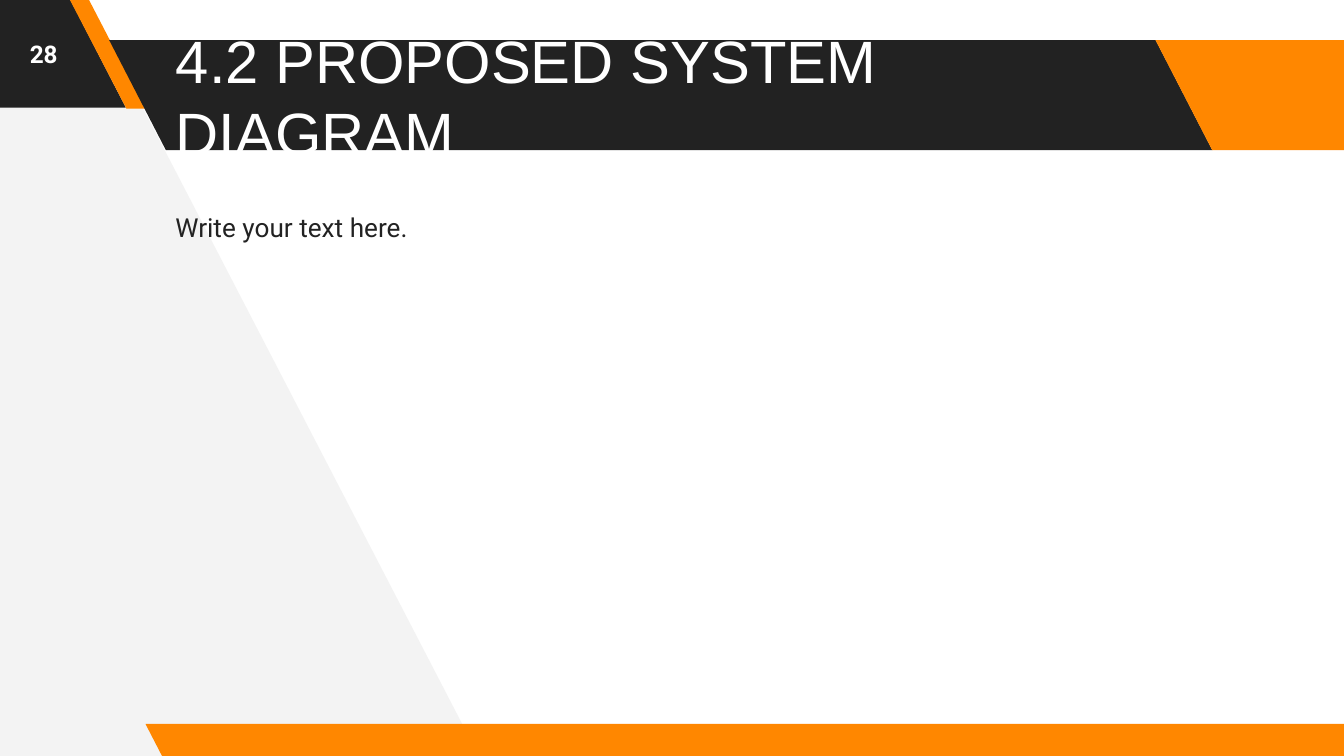
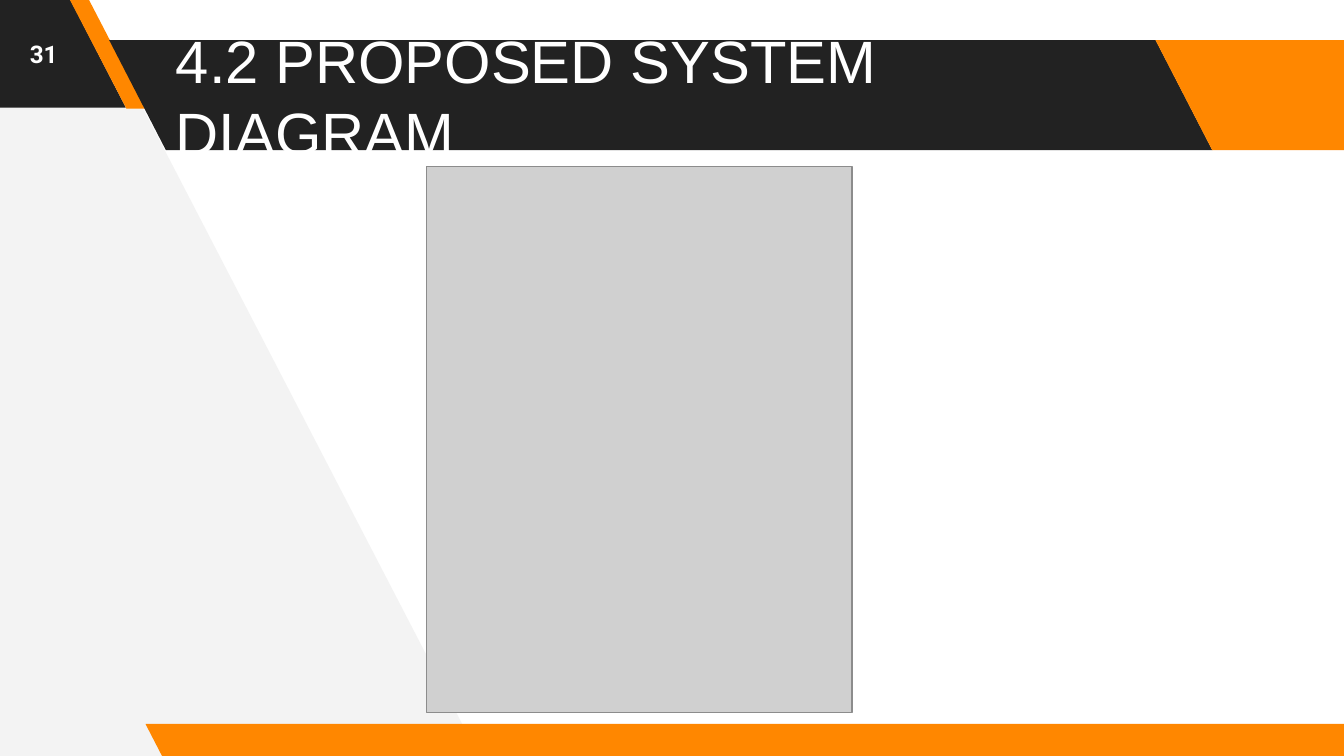
Before and after one commit to astrodestroyergithub/Divvy-Bike-Share, a slide deck: slide 31 of PPTS/19BCE1156_Tamojit_Roy_Capstone_Project_B.Tech_CSE_2019-23_Review-2.pptx (slide 28 before the commit). Drawn at 1344x756 pixels with LibreOffice and Linux fonts; fonts in the diff are those of the drawing; grey boxes stand for pictures. Boxes give left, top, right and bottom in pixels: in the first picture for what was removed or moved away, otherwise in the second. Text is boxed around its words. In the diff, an @@ line names an element or a change of style, - is before the commit and + after.

```diff
--- a/PPTS/19BCE1156_Tamojit_Roy_Capstone_Project_B.Tech_CSE_2019-23_Review-2.pptx
+++ b/PPTS/19BCE1156_Tamojit_Roy_Capstone_Project_B.Tech_CSE_2019-23_Review-2.pptx
@@ page number at (30,45,58,64): text changed @@
-28
+31
@@ picture added at (426,167,852,712) @@
@@ text removed at (175,217,408,243) @@
-Write your text here.
```
Also in this commit, not shown: 17 other slides changed, 32 slides added, 3 slides removed, 1 other file.
